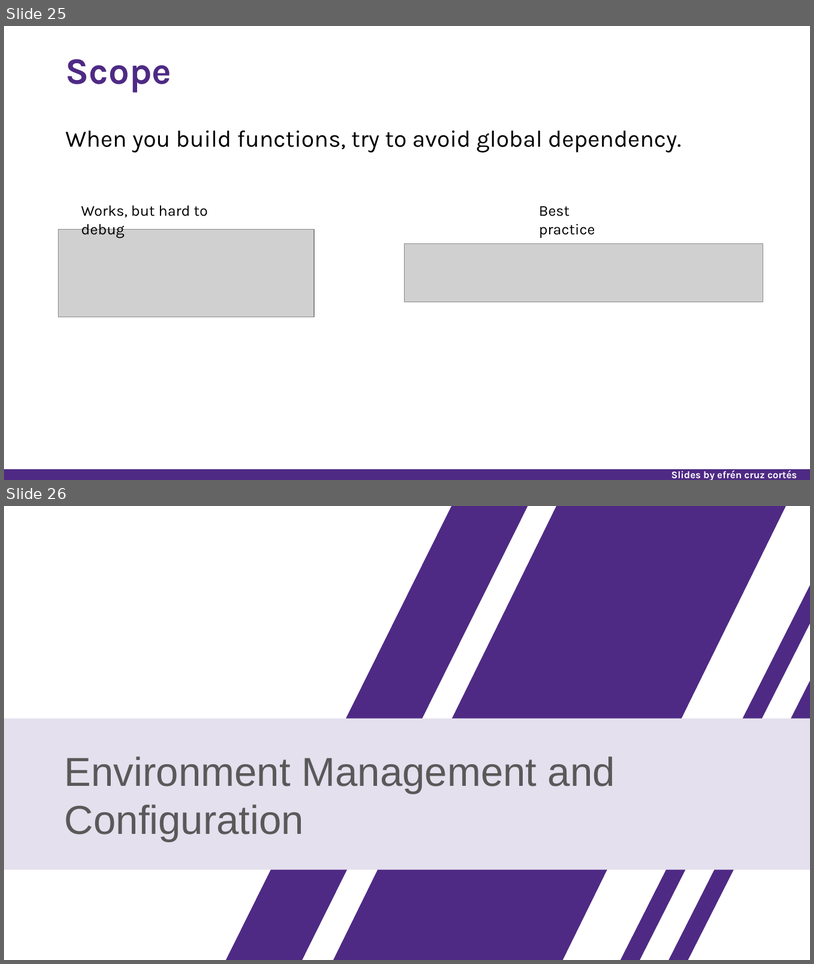
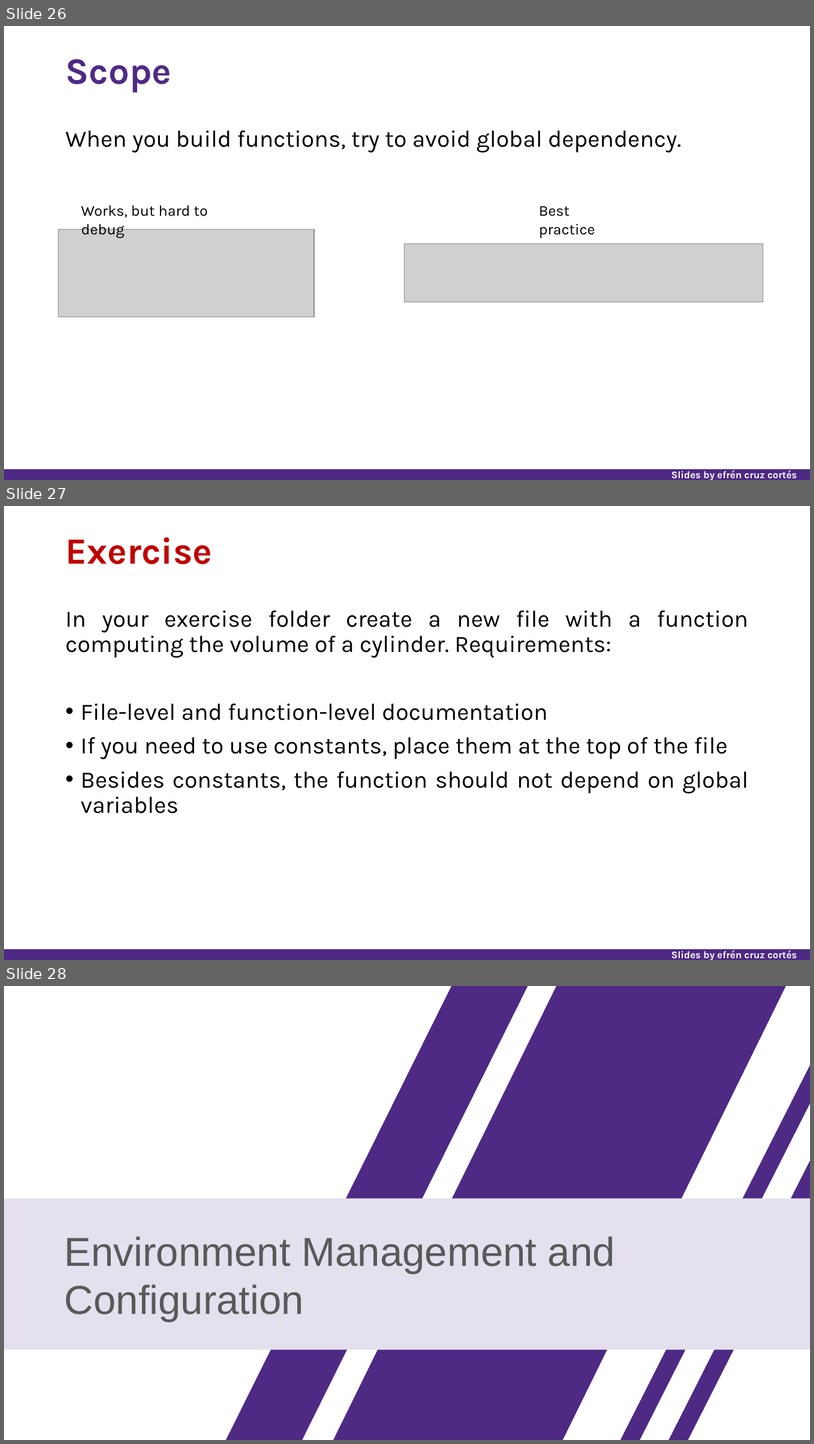
Before and after one commit to nuitrcs/researchers_guide_to_code_organization, a slide deck: researchers_guide_to_code_organization_day_2.pptx. Shown one above the other, each under a label of ours: slides 25 and 26 before the commit, slides 26, 27 and 28 after it. The pictures are 814x964 and 814x1444 pixels, drawn with LibreOffice and Linux fonts; fonts in the diff are those of the drawing; grey boxes stand for pictures. Boxes give left, top, right and bottom in pixels: in the first picture for what was removed or moved away, otherwise in the second. Text is boxed around its words. In the diff, an @@ line names an element or a change of style, - is before the commit and + after.

Commit message:
added exercises to slides

```diff
--- a/researchers_guide_to_code_organization_day_2.pptx
+++ b/researchers_guide_to_code_organization_day_2.pptx
@@ slide 27 added at box(4, 506, 810, 960), background #FFFFFF; not listed: 2 template elements that a slide beside it also shows @@
@@ title added at box(65, 537, 212, 564), 44 pt, text #C00000, bold @@
+Exercise
@@ text added at box(65, 610, 749, 813), 28 pt, text #000000 @@
+In your exercise folder create a new file with a function computing the volume of a cylinder. Requirements:
+• File-level and function-level documentation
+• If you need to use constants, place them at the top of the file
+• Besides constants, the function should not depend on global variables
@@ what was slide 25 is now slide 26 @@
@@ what was slide 26 is now slide 28 @@
```
Also in this commit, not shown: 1 slide changed, 10 other slides added, 2 other files.
